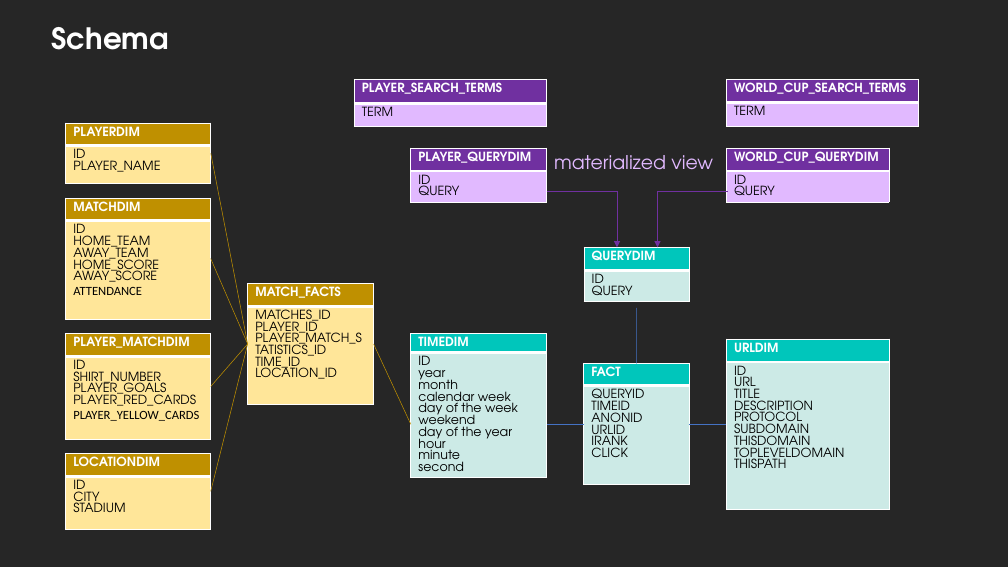
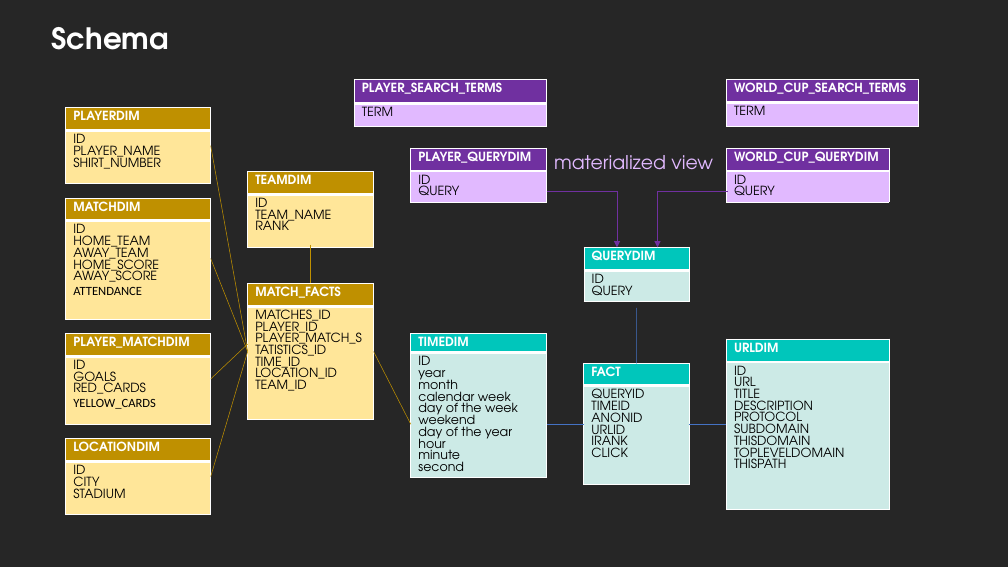
Before and after one commit to AhmedDiderRahat/wise_2324_bi_project, a slide deck: slide 2 of presentation/presentation.pptx. Drawn at 1008x567 pixels with LibreOffice and Linux fonts; fonts in the diff are those of the drawing. Boxes give left, top, right and bottom in pixels: in the first picture for what was removed or moved away, otherwise in the second. Text is boxed around its words. In the diff, an @@ line names an element or a change of style, - is before the commit and + after.

```diff
--- a/presentation/presentation.pptx
+++ b/presentation/presentation.pptx
@@ table at <box>66,108,211,184</box> @@
-row 2, column 1: ID / PLAYER_NAME
+row 2, column 1: ID / PLAYER_NAME / SHIRT_NUMBER
@@ table: place and size @@
-table at <box>66,123,211,184</box>
+table at <box>66,108,211,184</box>
@@ line moved from (211, 154) - (248, 344) to (211, 146) - (248, 352) @@
@@ table added at <box>248,172,374,247</box>, 2 rows, 1 columns @@
+TEAMDIM
+ID / TEAM_NAME / RANK
@@ line moved from (211, 259) - (248, 344) to (211, 259) - (248, 352) @@
@@ line added from (311, 245) to (311, 284), #BF9000 0.5 pt @@
@@ table at <box>248,284,374,420</box> @@
-row 2, column 1: MATCHES_ID / PLAYER_ID / PLAYER_MATCH_STATISTICS_ID / TIME_ID / LOCATION_ID
+row 2, column 1: MATCHES_ID / PLAYER_ID / PLAYER_MATCH_STATISTICS_ID / TIME_ID / LOCATION_ID / TEAM_ID
@@ table at <box>66,333,211,424</box> @@
-row 2, column 1: ID / SHIRT_NUMBER / PLAYER_GOALS / PLAYER_RED_CARDS / PLAYER_YELLOW_CARDS
+row 2, column 1: ID / GOALS / RED_CARDS / YELLOW_CARDS
@@ line moved from (248, 344) - (211, 386) to (248, 344) - (211, 379) @@
@@ line moved from (248, 344) - (211, 492) to (248, 352) - (211, 477) @@
@@ line moved from (411, 424) - (374, 344) to (411, 424) - (374, 352) @@
@@ table: place and size @@
-table at <box>66,454,211,529</box>
+table at <box>66,439,211,514</box>
```
Also in this commit, not shown: 11 other files.
